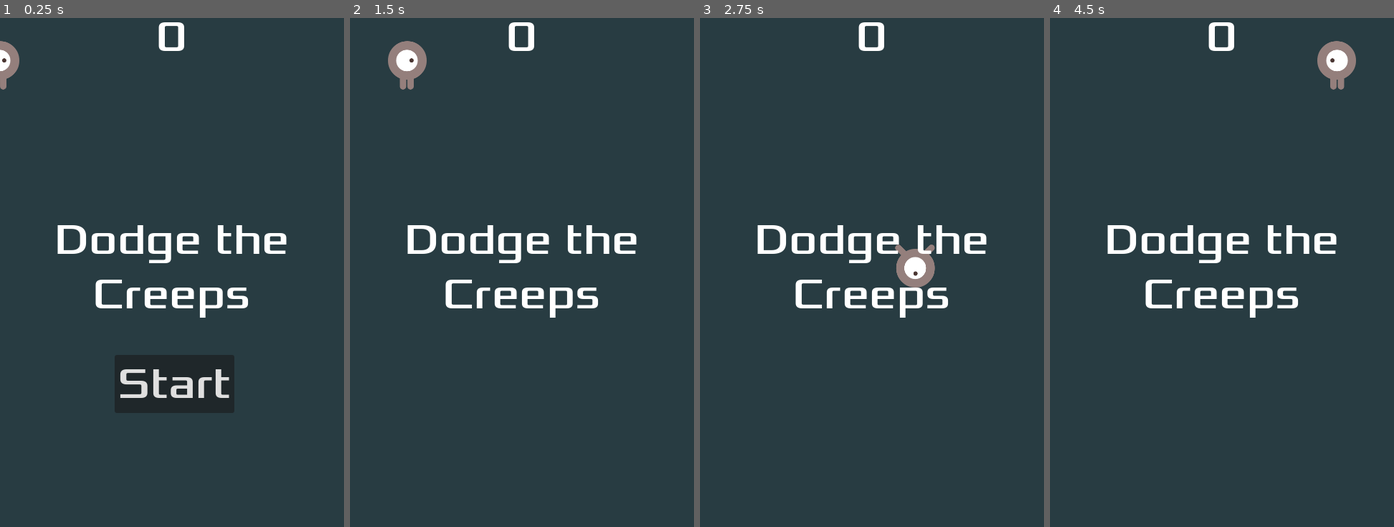
Above: before the commit, frames 1-4 (left to right).
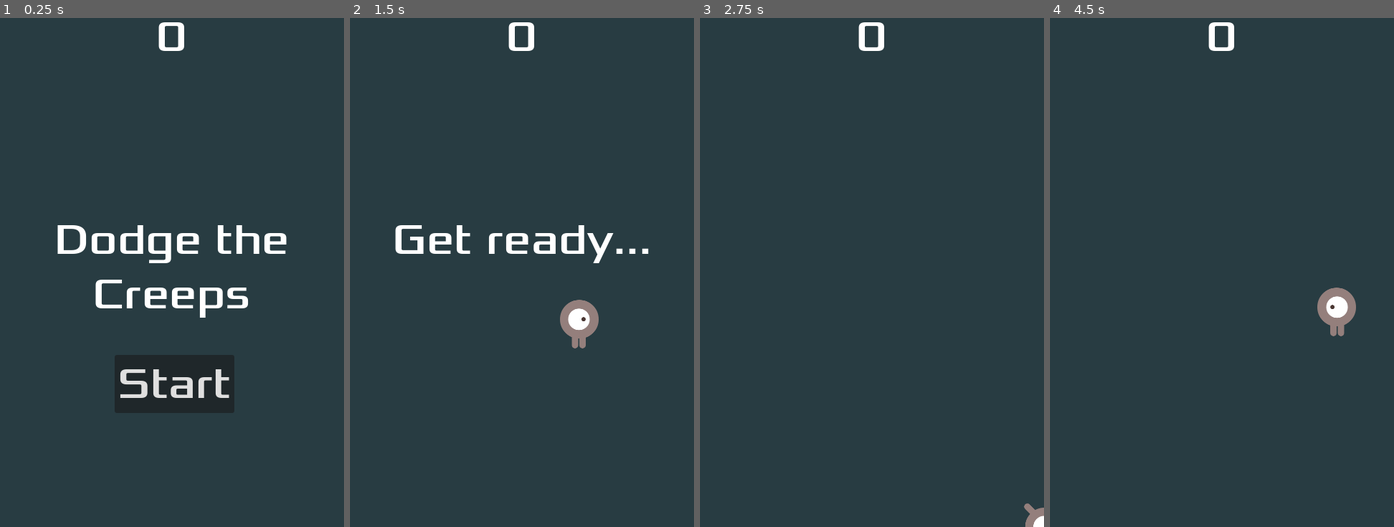
Above: after the commit, the same moments.

Repository: GOLDER303/dodge-the-creeps-2d
Game: Godot game, scene res://main.tscn
Same seed, same stepped clock (60 frames per second), same inputs: the game is played once before the commit and once after it.
Inputs:
- Up to frame 1 (0.25 s): no input
- Up to frame 2 (1.5 s): click "Start" at 0.5 s; tap Enter at 1.25 s; hold D (move_right) from 1.28 s (still down)
- Up to frame 3 (2.75 s): release D (move_right) at 2.03 s; hold S (move_down) from 2.03 s (still down)
- Up to frame 4 (4.5 s): release S (move_down) at 2.78 s; hold D (move_right) 2.78-3.53 s; hold W (move_up) 3.53-4.28 s; hold A (move_left) from 4.28 s (still down)

The runs differ from the first frame. In frame 1, 0.4% of the frame differs, in the area x 0-6%, y 4-15%; in frame 2, 4.4%, in the area x 11-87%, y 4-65%; in frame 3, 3.5%; in frame 4, 4.1%.
Error after the commit: Attempt to call function 'play' in base 'null instance' on a null instance. (res://game_manager.gd:21)

Commit message:
Add new game and game over logic

Diff:
--- a/game_manager.gd
+++ b/game_manager.gd
@@ -4,6 +4,34 @@
 
 var score = 0
 
+
+func _ready():
+	randomize()
+
+
+func new_game():
+	score = 0
+	$HUD.update_score(score)
+
+	get_tree().call_group("Mobs", "queue_free")
+	$Player.start($StartPosition.position)
+
+	$StartTimer.start()
+	$HUD.show_message("Get ready...")
+	$Music.play()
+
+	await $StartTimer.timeout
+
+	$ScoreTimer.start()
+	$MobTimer.start()
+
+
+func game_over():
+	$ScoreTimer.stop()
+	$MobTimer.stop()
+	$HUD.show_game_over()
+	$Music.stop()
+	$DeathSound.play()
 
 
 func _on_mob_timer_timeout():
--- a/main.tscn
+++ b/main.tscn
@@ -40,4 +40,13 @@
 
 [node name="ScoreTimer" type="Timer" parent="."]
 
+[node name="StartTimer" type="Timer" parent="."]
+one_shot = true
+
+[node name="StartPosition" type="Marker2D" parent="."]
+position = Vector2(240, 437)
+
+[connection signal="timeout" from="MobTimer" to="." method="_on_mob_timer_timeout"]
+[connection signal="hit" from="Player" to="." method="game_over"]
+[connection signal="start_game" from="HUD" to="." method="new_game"]
 [connection signal="timeout" from="ScoreTimer" to="." method="_on_score_timer_timeout"]
--- a/player.gd
+++ b/player.gd
@@ -8,6 +8,8 @@
 
 func _ready():
 	screen_size = get_viewport_rect().size
+	hide()
+
 
 func _process(delta):
 	var direction = Vector2.ZERO
@@ -43,6 +45,12 @@
 		$AnimatedSprite2D.flip_v = direction.y > 0
 
 
+func start(new_position: Vector2):
+	position = new_position
+	show()
+	$CollisionShape2D.disabled = false
+
+
 func _on_body_entered(_body: Node2D):
 	hide()
 	$CollisionShape2D.set_deferred("disabled", true)
